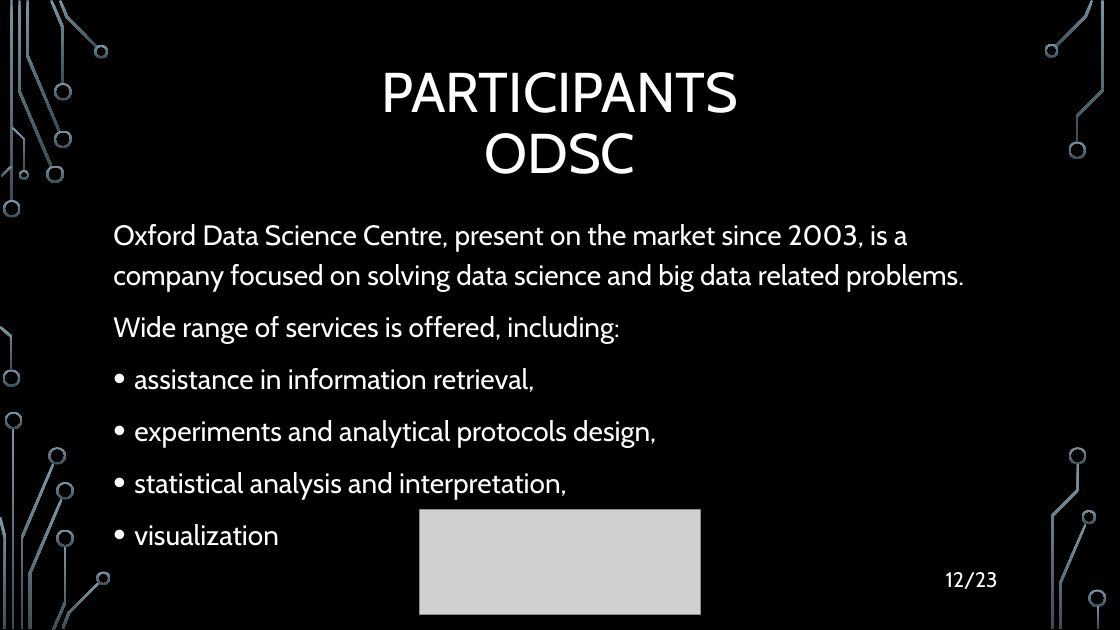
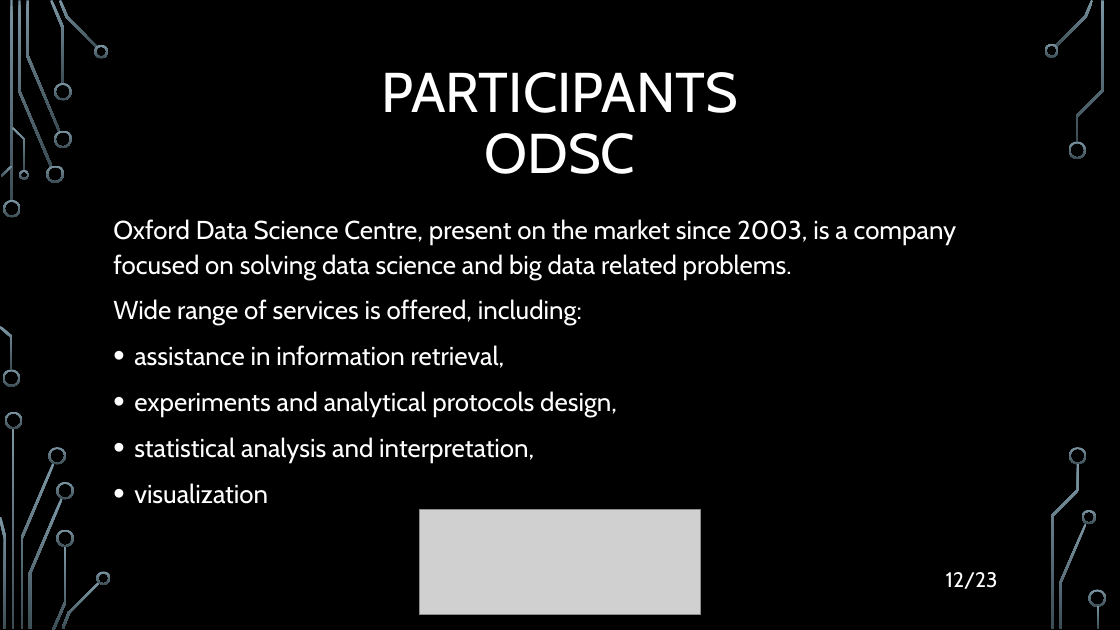
Before and after one commit to filozof50/UP, a slide deck: slide 12 of hw2/H2020.pptx. Drawn at 1120x630 pixels with LibreOffice and Linux fonts; fonts in the diff are those of the drawing; grey boxes stand for pictures; background and template pictures are left out. Boxes give left, top, right and bottom in pixels: in the first picture for what was removed or moved away, otherwise in the second. Text is boxed around its words. In the diff, an @@ line names an element or a change of style, - is before the commit and + after.

```diff
--- a/hw2/H2020.pptx
+++ b/hw2/H2020.pptx
@@ text "Oxford Data Science Centre, present ..." at (113,219,957,504): size 24 to 22.2 pt; line spacing 1.2 to 1.1 @@
```
Also in this commit, not shown: 3 other slides changed.
